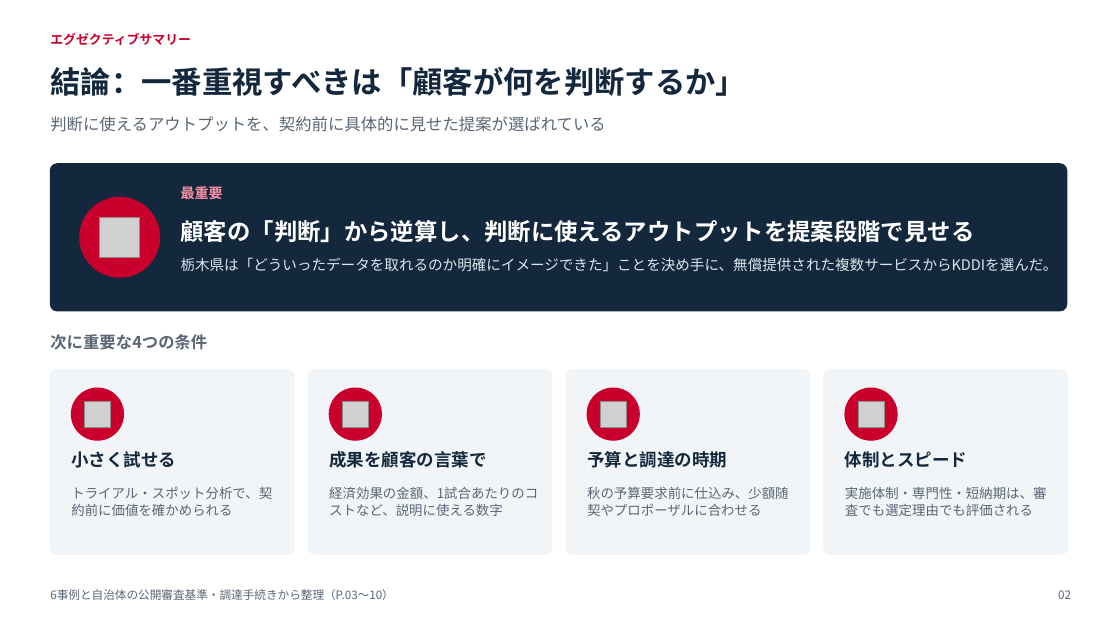
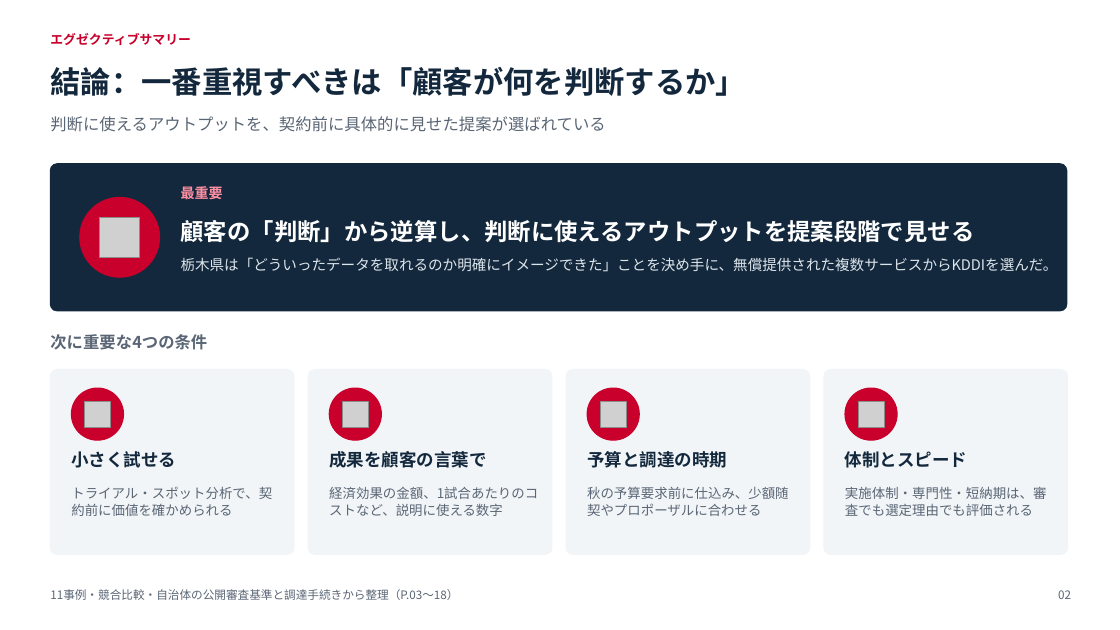
Before and after one commit to ftrugby04-beep/tatsupot, a slide deck: slide 2 of docs/sales/事例調査レポート_提案から契約まで.pptx. Drawn at 1120x630 pixels with LibreOffice and Linux fonts; fonts in the diff are those of the drawing; grey boxes stand for pictures. Boxes give left, top, right and bottom in pixels: in the first picture for what was removed or moved away, otherwise in the second. Text is boxed around its words. In the diff, an @@ line names an element or a change of style, - is before the commit and + after.

```diff
--- a/docs/sales/事例調査レポート_提案から契約まで.pptx
+++ b/docs/sales/事例調査レポート_提案から契約まで.pptx
@@ text at [50,589,458,600]: text changed @@
-6事例と自治体の公開審査基準・調達手続きから整理（P.03〜10）
+11事例・競合比較・自治体の公開審査基準と調達手続きから整理（P.03〜18）
```
Also in this commit, not shown: 11 other slides changed, 8 slides added, 3 other files.
